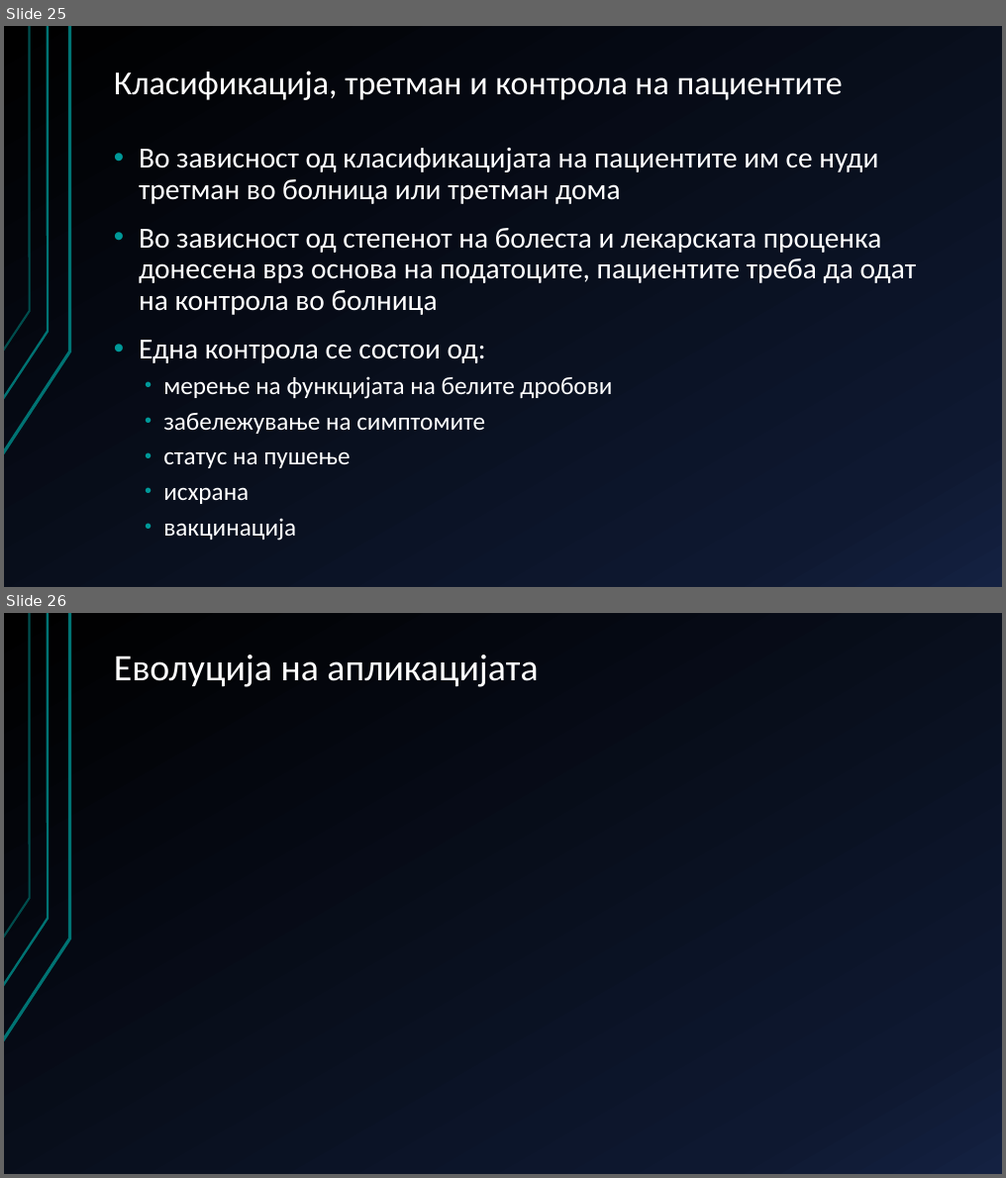
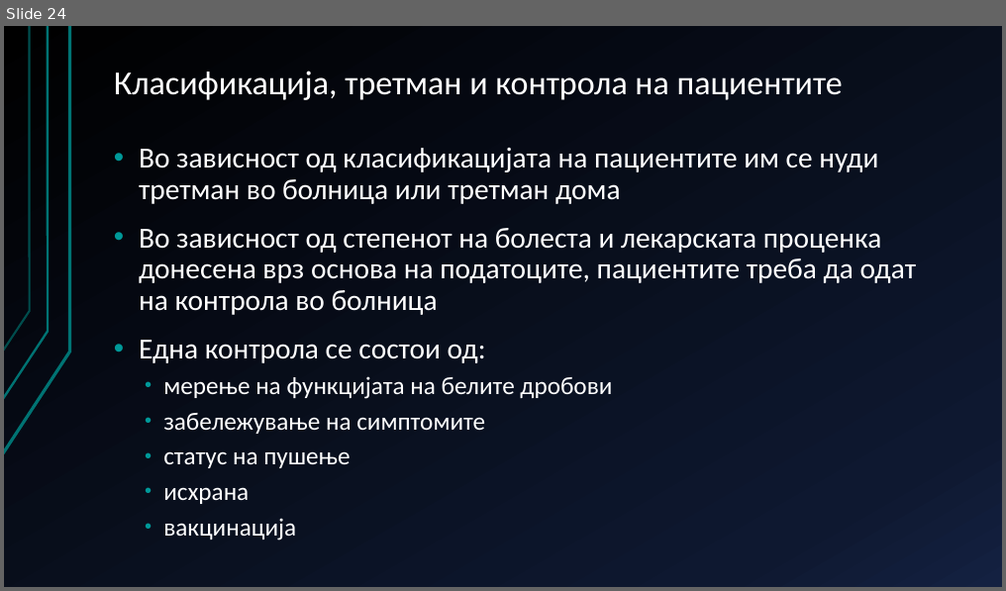
Before and after one commit to AlenDosev/Master, a slide deck: Master.pptx. Shown one above the other, each under a label of ours: slides 25 and 26 before the commit, slide 24 after it. The pictures are 1006x1178 and 1006x591 pixels, drawn with LibreOffice and Linux fonts; fonts in the diff are those of the drawing. Boxes give left, top, right and bottom in pixels: in the first picture for what was removed or moved away, otherwise in the second. Text is boxed around its words. In the diff, an @@ line names an element or a change of style, - is before the commit and + after.

```diff
--- a/Master.pptx
+++ b/Master.pptx
@@ slide 26 removed at <box>4,613,1002,1174</box>, background gradient #000000 to #0F1931 to #142242; not listed: 3 template elements that a slide beside it also shows @@
@@ title removed at <box>114,655,538,687</box> @@
-Еволуција на апликацијата
@@ what was slide 25 is now slide 24 @@
```
Also in this commit, not shown: 5 slides changed, 3 slides added, 1 other slide removed.
